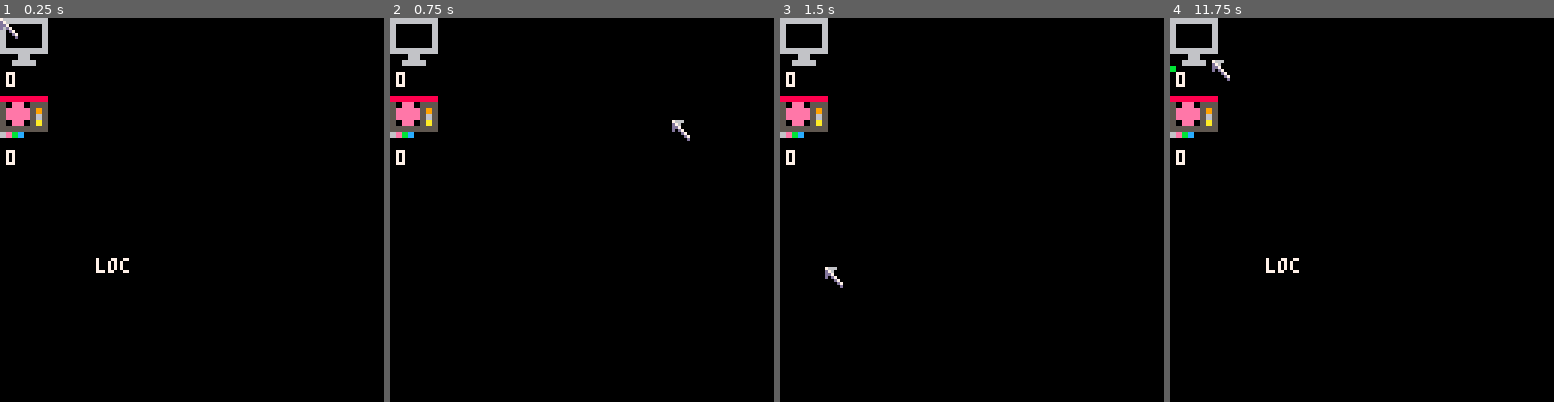
Above: before the commit, frames 1-4 (left to right).
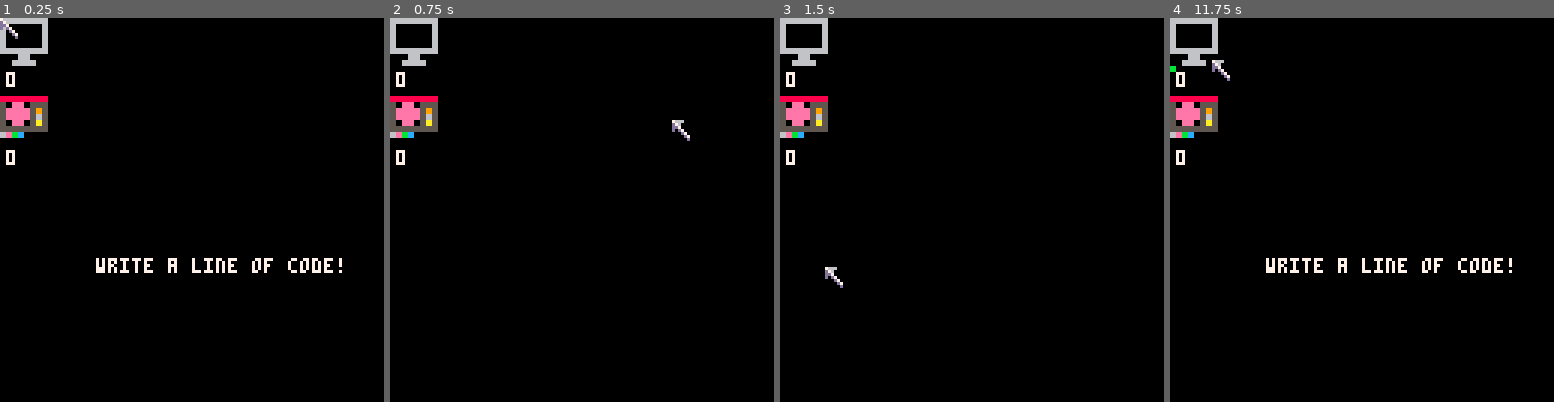
Above: after the commit, the same moments.

Repository: wesen/carts
Game: PICO-8 cartridge games/gamedevgame/gamedevgame.p8
The game is run twice, just before and just after one commit, with the same random seed, the same clock (stepped at 60 frames per second) and the same inputs.
Inputs (mouse positions are in pixels of both pictures, inside the frame that each line leads up to):
- Up to frame 1 (0.25 s): no input
- Up to frame 2 (0.75 s): click (670, 121) at 0.67 s
- Up to frame 3 (1.5 s): click (826, 267) at 1.22 s
- Up to frame 4 (11.75 s): click (1277, 114) at 1.77 s; click (1342, 259) at 2.32 s; click (1404, 106) at 2.87 s; click (1465, 256) at 3.42 s; click (1231, 102) at 3.97 s; click (1292, 248) at 4.52 s; click (1354, 94) at 5.07 s; click (1419, 244) at 5.62 s; click (1481, 90) at 6.17 s; click (1246, 236) at 6.72 s; click (1308, 83) at 7.27 s; click (1369, 229) at 7.82 s; click (1434, 79) at 8.37 s; click (1496, 225) at 8.92 s; click (1258, 71) at 9.47 s; click (1323, 217) at 10.02 s; click (1385, 64) at 10.57 s; click (1450, 213) at 11.12 s; click (1212, 60) at 11.67 s

The runs differ from the first frame. In frame 1, 0.9% of the frame differs, in the area x 25-90%, y 62-67%; in frame 2, nothing differs; in frame 3, nothing differs; in frame 4, 0.9%.

Commit message:
Display nice text when. hovering over resource

Diff:
--- a/games/gamedevgame/gamedevgame.p8
+++ b/games/gamedevgame/gamedevgame.p8
@@ -367,6 +367,7 @@
 
 resource_cls=class(function(self,
    name,
+   full_name,
    x,y,
    dependencies,
    duration,
@@ -375,6 +376,7 @@
  self.x=x
  self.y=y
  self.name=name
+ self.full_name=full_name
  self.dependencies=dependencies
  self.duration=duration
  self.t=0
@@ -386,6 +388,7 @@
  glb_resource_manager.resources[name]=self
 end)
 
+glb_timescale=10
 glb_resource_w=16
 
 function resource_cls:draw()
@@ -403,8 +406,23 @@
  end
  print(tostr(self.count),x+2,y+glb_resource_w+2,7)
 
- if (self:is_mouse_over()) print(self.name,32,80,7)
+ if (self:is_mouse_over()) print(self:get_display_text(),32,80,7)
  pal()
+end
+
+function resource_cls:get_display_text()
+ local txt=self.description
+ local txt2=""
+ for n,v in pairs(self.dependencies) do
+  local res=glb_resource_manager.resources[n]
+  txt2=txt2.."- "..tostr(v).." "..(res.full_name).."\n"
+ end
+
+ if txt2!="" then
+  txt=txt.."\nrequires:\n"..txt2
+ end
+
+ return txt
 end
 
 function resource_cls:get_cur_xy()
@@ -416,7 +434,7 @@
 function resource_cls:update()
  if self.t>0 then
   self.t+=glb_dt
-  if self.t>self.duration then
+  if self.t>(self.duration/glb_timescale) then
    self.count+=1
    self.created=true
    self.t=0
@@ -465,6 +483,8 @@
 res_loc=resource_cls.init(
   -- name
   "loc",
+  -- full_name
+  "lines of code",
   -- position
   0,0,
   -- dependencies
@@ -474,49 +494,78 @@
   -- spr
   16,
   -- description
-  "Write a line of code!"
+  "write a line of code!"
 )
 res_loc.active=true
 
-resource_cls.init("func",
+resource_cls.init(
+"func",
+"c# functions",
  1,0,
  {loc=5},
  1,
   -- spr
   16,
   -- description
-  "Write a C# function!"
+  "write a c# function!"
 )
 
-resource_cls.init("csharp_file",
+resource_cls.init(
+ "csharp_file",
+ "c# files",
  2,0,
  {func=5},
  1,
  -- spr
  16,
  -- description
- "Write a C# file!"
+ "write a c# file!"
 )
 
-resource_cls.init("build",
+resource_cls.init(
+ "build",
+ "game builds",
  2,0,
  {csharp_file=10},
  1,
  -- spr
  16,
  -- description
- "Write a C# file!"
+ "write a c# file!"
 )
 
 res_pix=resource_cls.init("pixel",
+ "pixels",
   0,1,
   {},
   1,
   -- spr
   48,
   -- description
-  "Draw a pixel!"
+  "draw a pixel!"
 )
+
+res_spr=resource_cls.init("sprite",
+ "sprites",
+  1,1,
+  {pixel=8},
+  1,
+  -- spr
+  48,
+  -- description
+  "draw a sprite!"
+)
+
+res_anim=resource_cls.init("animation",
+ "animations",
+ 2,1,
+ {sprite=4},
+ 1,
+ 48,
+ "animate a character!"
+)
+
+
 res_pix.active=true
 
 
--- a/games/gamedevgame/resource.lua
+++ b/games/gamedevgame/resource.lua
@@ -1,5 +1,6 @@
 resource_cls=class(function(self,
    name,
+   full_name,
    x,y,
    dependencies,
    duration,
@@ -8,6 +9,7 @@
  self.x=x
  self.y=y
  self.name=name
+ self.full_name=full_name
  self.dependencies=dependencies
  self.duration=duration
  self.t=0
@@ -19,6 +21,7 @@
  glb_resource_manager.resources[name]=self
 end)
 
+glb_timescale=10
 glb_resource_w=16
 
 function resource_cls:draw()
@@ -36,8 +39,23 @@
  end
  print(tostr(self.count),x+2,y+glb_resource_w+2,7)
 
- if (self:is_mouse_over()) print(self.name,32,80,7)
+ if (self:is_mouse_over()) print(self:get_display_text(),32,80,7)
  pal()
+end
+
+function resource_cls:get_display_text()
+ local txt=self.description
+ local txt2=""
+ for n,v in pairs(self.dependencies) do
+  local res=glb_resource_manager.resources[n]
+  txt2=txt2.."- "..tostr(v).." "..(res.full_name).."\n"
+ end
+
+ if txt2!="" then
+  txt=txt.."\nrequires:\n"..txt2
+ end
+
+ return txt
 end
 
 function resource_cls:get_cur_xy()
@@ -49,7 +67,7 @@
 function resource_cls:update()
  if self.t>0 then
   self.t+=glb_dt
-  if self.t>self.duration then
+  if self.t>(self.duration/glb_timescale) then
    self.count+=1
    self.created=true
    self.t=0
--- a/games/gamedevgame/resources.lua
+++ b/games/gamedevgame/resources.lua
@@ -1,6 +1,8 @@
 res_loc=resource_cls.init(
   -- name
   "loc",
+  -- full_name
+  "lines of code",
   -- position
   0,0,
   -- dependencies
@@ -10,47 +12,76 @@
   -- spr
   16,
   -- description
-  "Write a line of code!"
+  "write a line of code!"
 )
 res_loc.active=true
 
-resource_cls.init("func",
+resource_cls.init(
+"func",
+"c# functions",
  1,0,
  {loc=5},
  1,
   -- spr
   16,
   -- description
-  "Write a C# function!"
+  "write a c# function!"
 )
 
-resource_cls.init("csharp_file",
+resource_cls.init(
+ "csharp_file",
+ "c# files",
  2,0,
  {func=5},
  1,
  -- spr
  16,
  -- description
- "Write a C# file!"
+ "write a c# file!"
 )
 
-resource_cls.init("build",
+resource_cls.init(
+ "build",
+ "game builds",
  2,0,
  {csharp_file=10},
  1,
  -- spr
  16,
  -- description
- "Write a C# file!"
+ "write a c# file!"
 )
 
 res_pix=resource_cls.init("pixel",
+ "pixels",
   0,1,
   {},
   1,
   -- spr
   48,
   -- description
-  "Draw a pixel!"
+  "draw a pixel!"
 )
+
+res_spr=resource_cls.init("sprite",
+ "sprites",
+  1,1,
+  {pixel=8},
+  1,
+  -- spr
+  48,
+  -- description
+  "draw a sprite!"
+)
+
+res_anim=resource_cls.init("animation",
+ "animations",
+ 2,1,
+ {sprite=4},
+ 1,
+ 48,
+ "animate a character!"
+)
+
+
 res_pix.active=true
